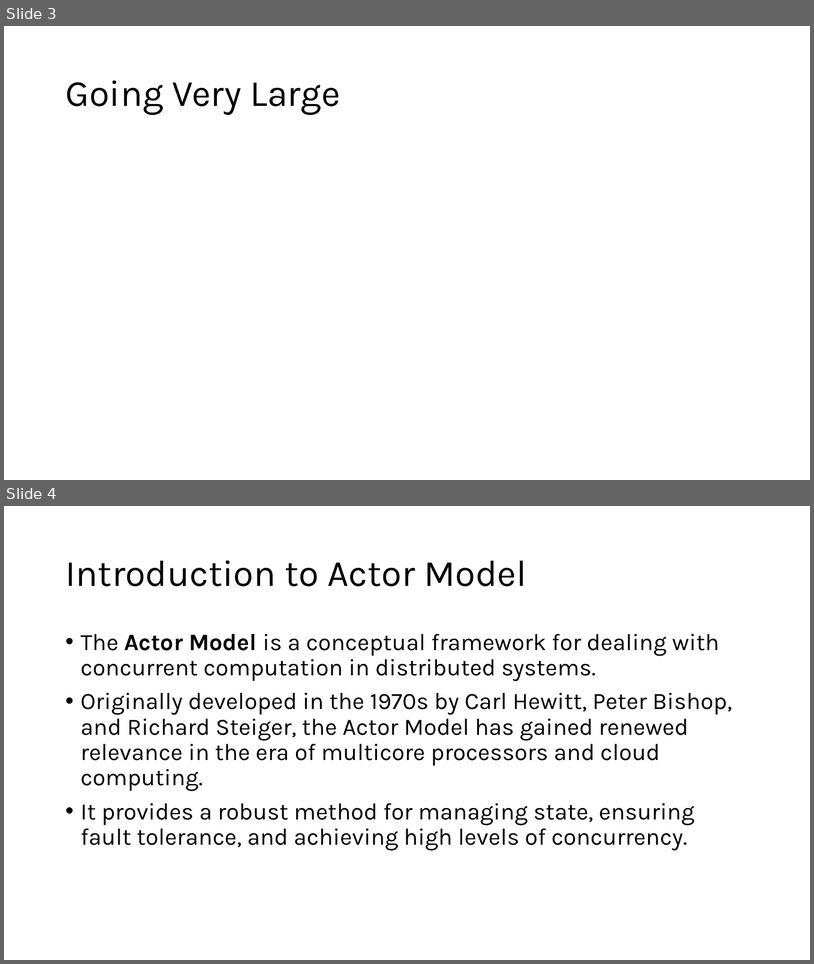
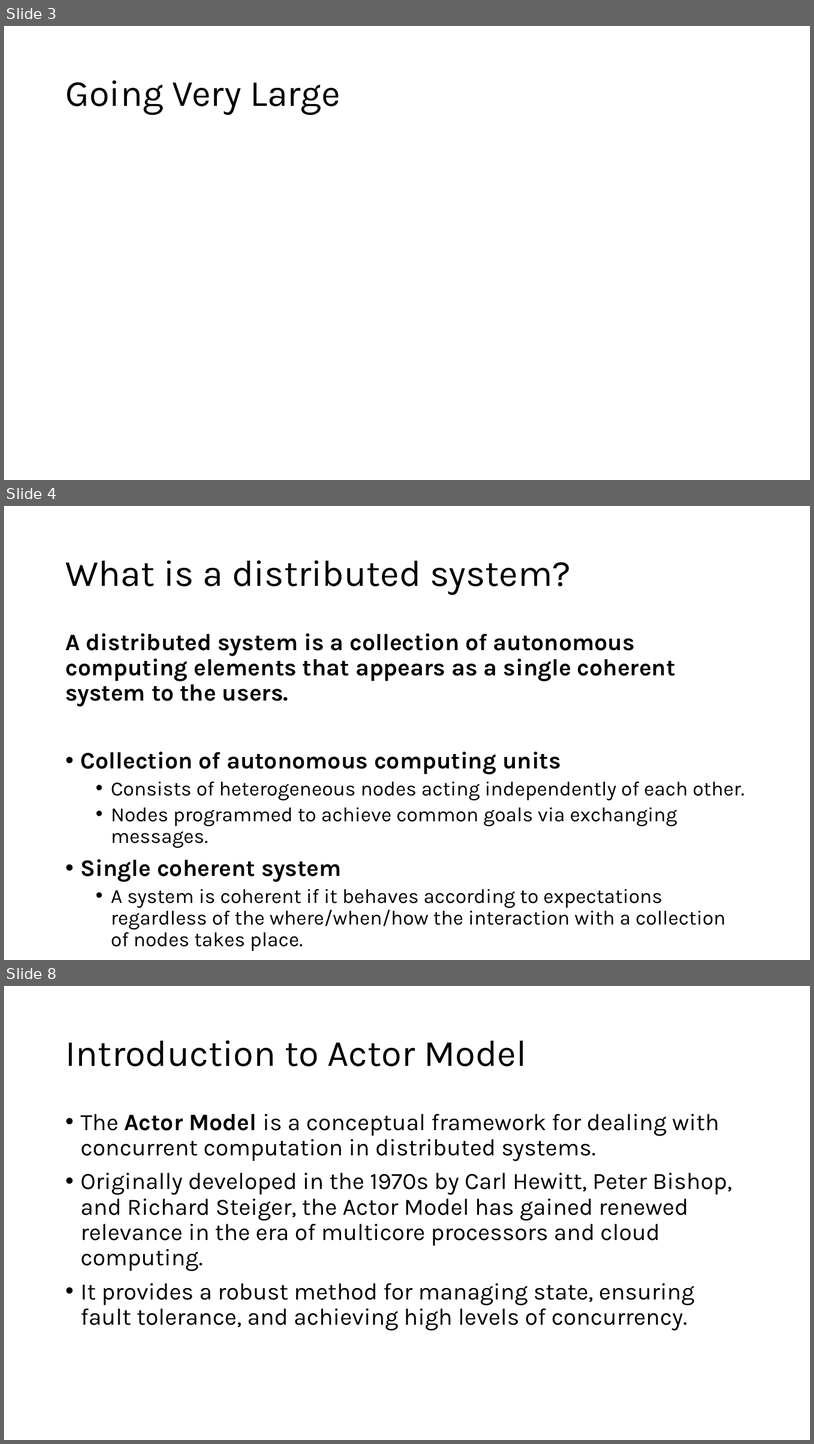
Before and after one commit to aregm/system-design-course, a slide deck: docs/Lecture 9.pptx. Shown one above the other, each under a label of ours: slides 3 and 4 before the commit, slides 3, 4 and 8 after it; the slides between them are not shown. The pictures are 814x964 and 814x1444 pixels, drawn with LibreOffice and Linux fonts; fonts in the diff are those of the drawing. Boxes give left, top, right and bottom in pixels: in the first picture for what was removed or moved away, otherwise in the second. Text is boxed around its words. In the diff, an @@ line names an element or a change of style, - is before the commit and + after.

```diff
--- a/docs/Lecture 9.pptx
+++ b/docs/Lecture 9.pptx
@@ slide 4 added at [4, 506, 810, 960], background #FFFFFF @@
@@ title added at [65, 560, 571, 595], 44 pt, text #000000 @@
+What is a distributed system?
@@ text added at [65, 633, 745, 930], 24 pt, text #000000 @@
+A distributed system is a collection of autonomous computing elements that appears as a single coherent system to the users.
+• Collection of autonomous computing units
+  • Consists of heterogeneous nodes acting independently of each other.
+  • Nodes programmed to achieve common goals via exchanging messages.
+• Single coherent system
+  • A system is coherent if it behaves according to expectations regardless of the where/when/how the interaction with a collection of nodes takes place.
@@ what was slide 4 is now slide 8 @@
```
Also in this commit, not shown: 3 other slides added.
